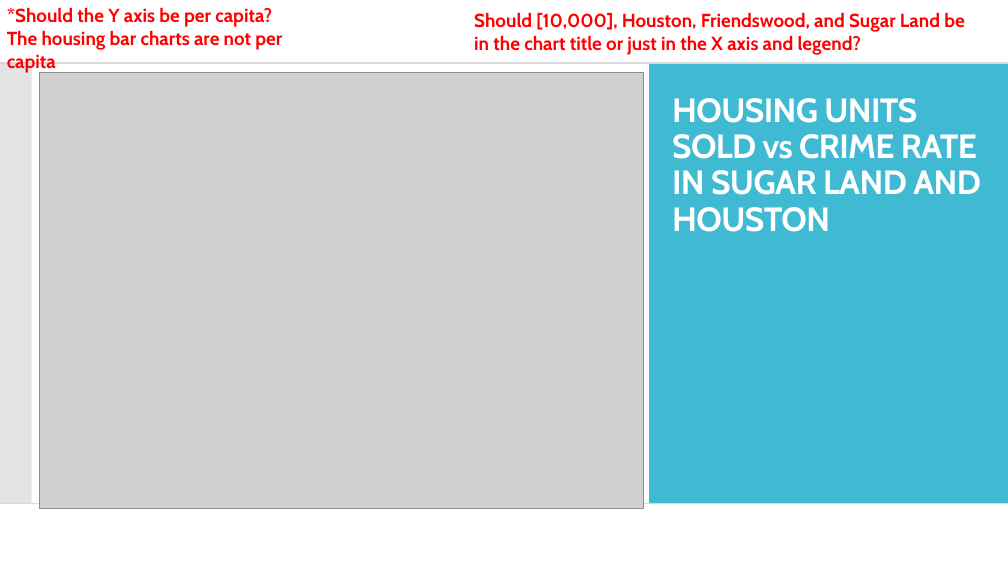
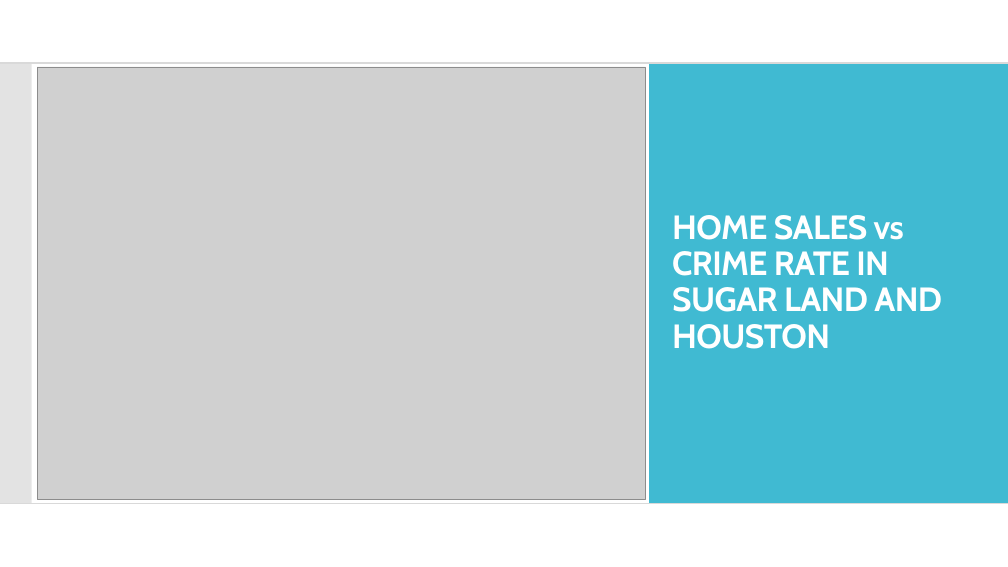
Before and after one commit to andresocorro/project_1, a slide deck: slide 15 of Presentation/final draft.pptx (slide 18 before the commit). Drawn at 1008x567 pixels with LibreOffice and Linux fonts; fonts in the diff are those of the drawing; grey boxes stand for pictures. Boxes give left, top, right and bottom in pixels: in the first picture for what was removed or moved away, otherwise in the second. Text is boxed around its words. In the diff, an @@ line names an element or a change of style, - is before the commit and + after.

```diff
--- a/Presentation/final draft.pptx
+++ b/Presentation/final draft.pptx
@@ text removed at box(7, 7, 282, 73) @@
-*Should the Y axis be per capita? The housing bar charts are not per capita
@@ text removed at box(474, 12, 965, 55) @@
-Should [10,000], Houston, Friendswood, and Sugar Land be in the chart title or just in the X axis and legend?
@@ picture: place and size @@
-picture at box(39, 73, 644, 509)
+picture at box(37, 67, 646, 500)
@@ title "HOME SALES vs CRIME RATE ..." at box(672, 215, 942, 349): vertical alignment top to middle @@
@@ title at box(672, 215, 942, 349): text changed @@
-HOUSING UNITS SOLD vs CRIME RATE IN SUGAR LAND AND HOUSTON
+HOME SALES vs CRIME RATE IN SUGAR LAND AND HOUSTON
```
Also in this commit, not shown: 8 other slides changed, 2 slides added, 5 slides removed, 1 other file.
